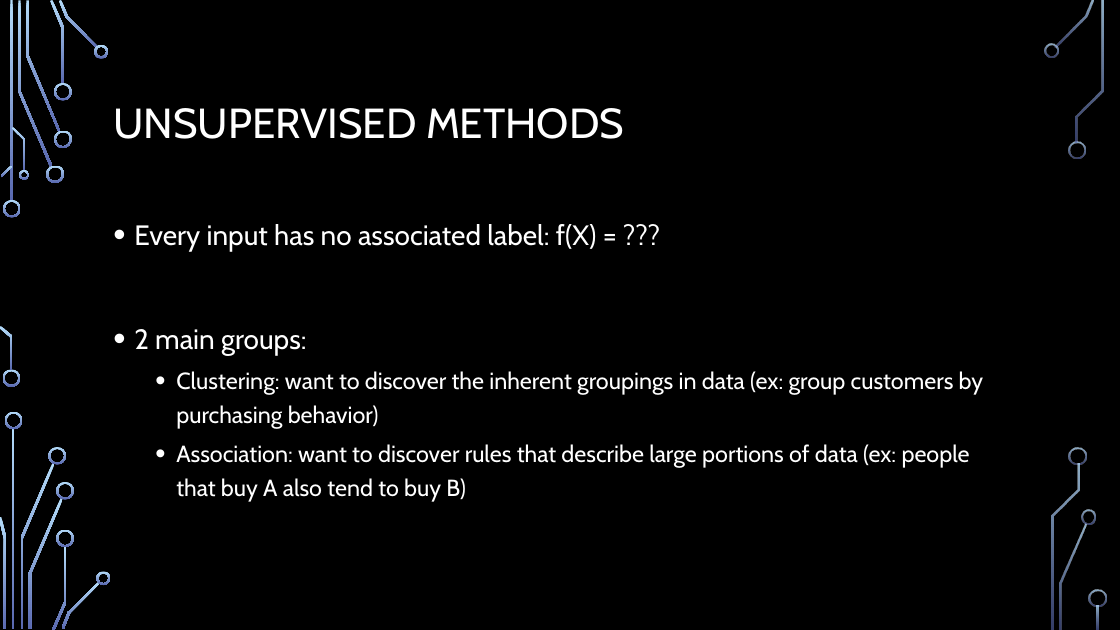
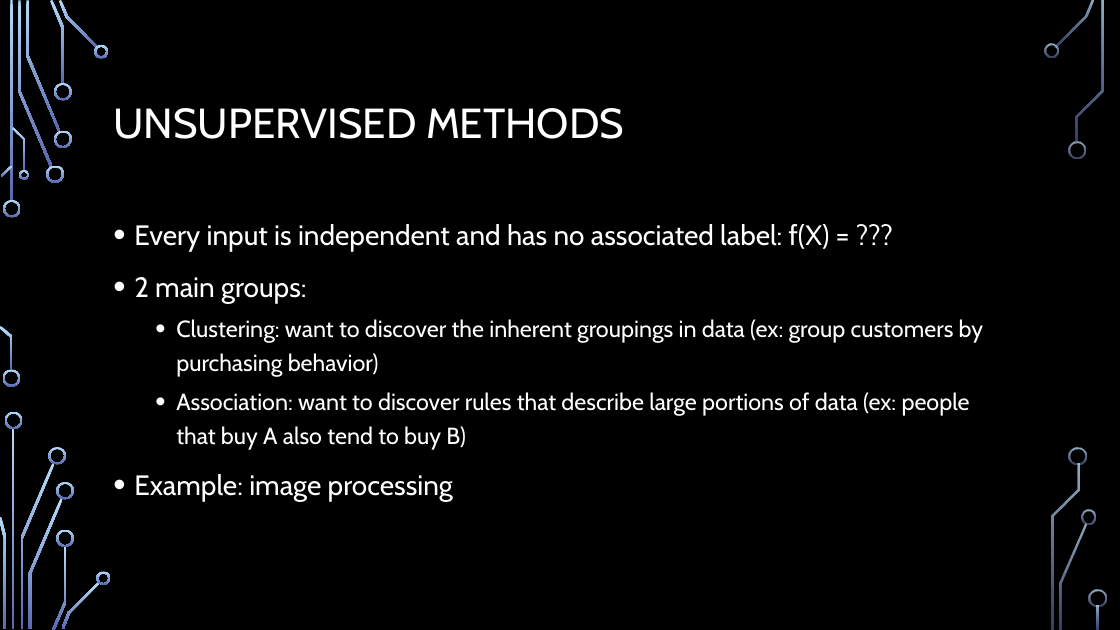
Before and after one commit to georgeaschiopu/MachineLearningMadeEasy, a slide deck: slide 11 of Machine Learning for Beginners.pptx (slide 9 before the commit). Drawn at 1120x630 pixels with LibreOffice and Linux fonts; fonts in the diff are those of the drawing; background and template pictures are left out. Boxes give left, top, right and bottom in pixels: in the first picture for what was removed or moved away, otherwise in the second. Text is boxed around its words. In the diff, an @@ line names an element or a change of style, - is before the commit and + after.

```diff
--- a/Machine Learning for Beginners.pptx
+++ b/Machine Learning for Beginners.pptx
@@ text at (134,224,830,252): text changed @@
-• Every input has no associated label: f(X) = ???
+• Every input is independent and has no associated label: f(X) = ???
@@ text at (134,474,453,502): paragraph added @@
+• Example: image processing
```
Also in this commit, not shown: 4 other slides changed, 3 slides added, 2 other files.
